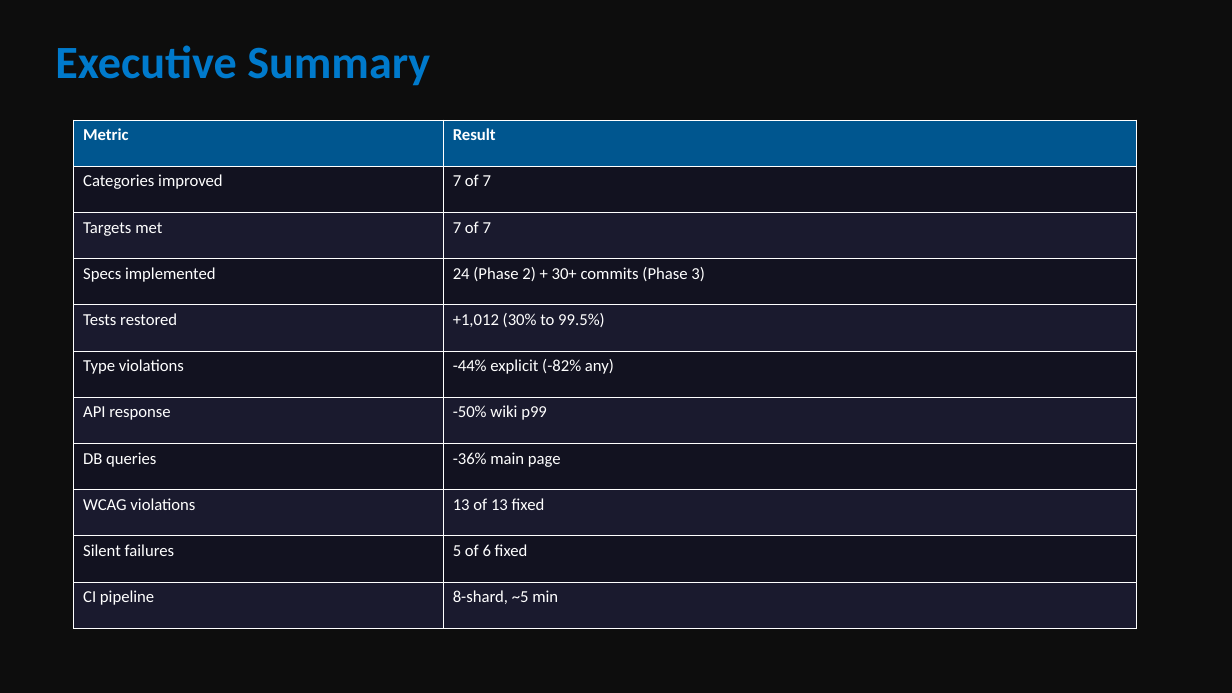
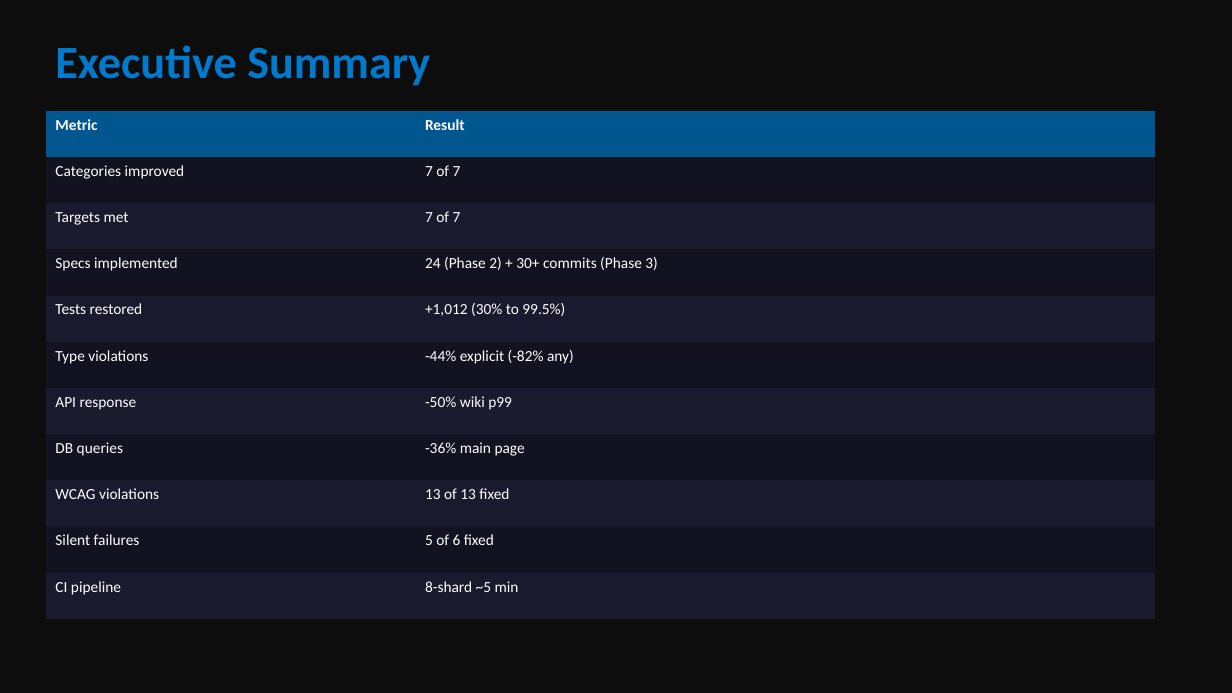
Before and after one commit to fsyeddev-a11y/ShipShape, a slide deck: slide 2 of docs/ShipShape-Final-Presentation.pptx. Drawn at 1232x693 pixels with LibreOffice and Linux fonts; fonts in the diff are those of the drawing. Boxes give left, top, right and bottom in pixels: in the first picture for what was removed or moved away, otherwise in the second. Text is boxed around its words. In the diff, an @@ line names an element or a change of style, - is before the commit and + after.

Commit message:
docs: update revert documentation with specific examples, regenerate PDF and presentation
Expanded the "Fixes Attempted and Reverted" section with detailed table
showing what changed, why it was reverted, and lessons learned for each
fix (backlinks .catch removal, syntax-highlighting API polling, WCAG
hover-focus conflict, timeout increase, batch CI failures).
Regenerated PDF and 32-slide presentation.

```diff
--- a/docs/ShipShape-Final-Presentation.pptx
+++ b/docs/ShipShape-Final-Presentation.pptx
@@ table at <box>46,111,1155,619</box> @@
-row 11, column 2: 8-shard, ~5 min
+row 11, column 2: 8-shard ~5 min
@@ size 13 to 12 pt @@
@@ borders changed @@
@@ table: place and size @@
-table at <box>74,120,1137,628</box>
+table at <box>46,111,1155,619</box>
```
Also in this commit, not shown: 10 other slides changed, 21 slides added, 5 slides removed, 4 other files.
